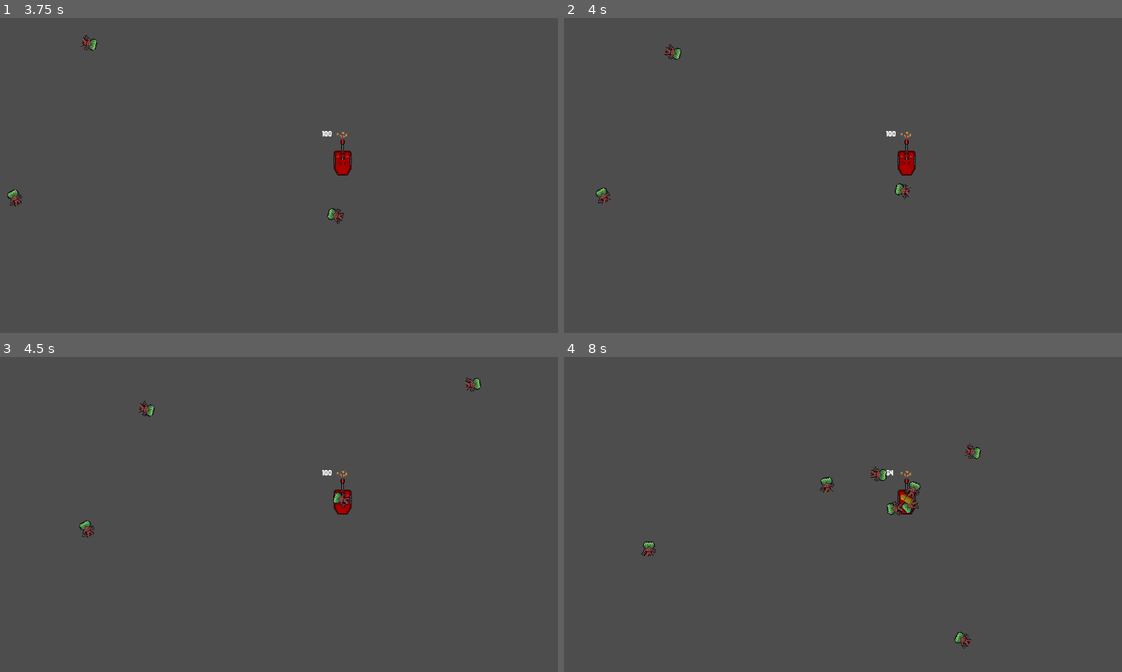
Above: before the commit, frames 1-4 (two rows, left to right).
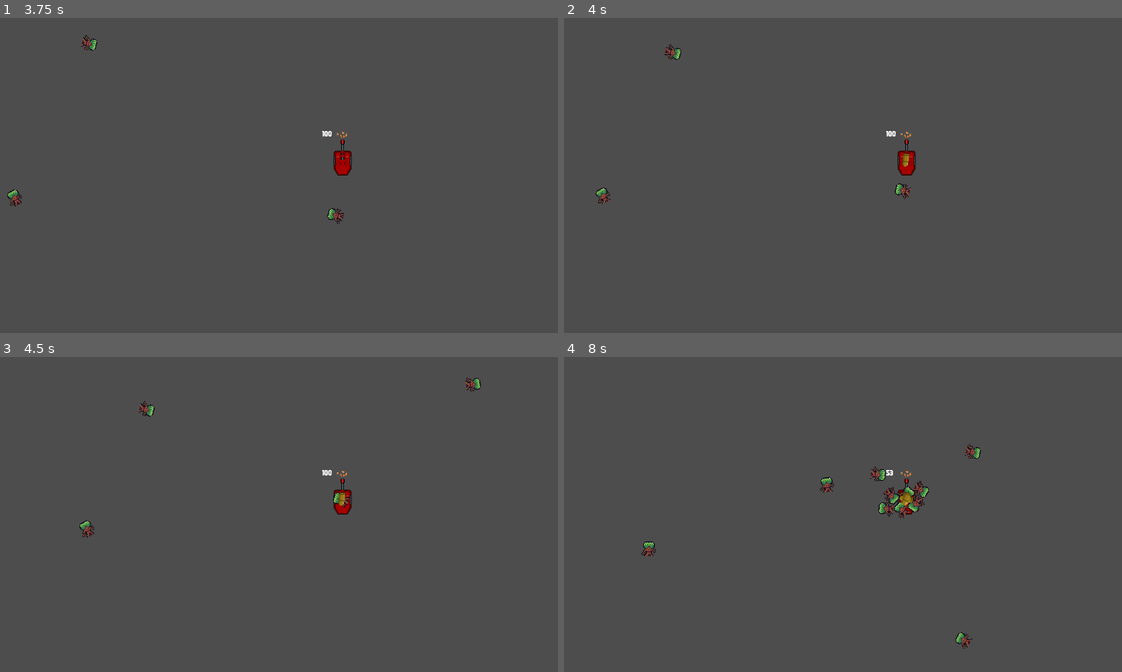
Above: after the commit, the same moments.

Repository: lewis785/ludum-dare-53
Game: Godot game, scene res://scenes/davids_scene.tscn
Two runs of this game, one before a commit and one after it. Both use one fixed random seed, a clock stepped at 60 frames per second and the inputs below. This scene is started directly instead of the project's main scene.
Inputs:
- Up to frame 1 (3.75 s): tap Enter at 0.5, 2 s; hold Right (ui_right) 0.53-1.28 s; hold S (camera_down) 0.53-1.28 s; tap Space at 1.25 s; hold Left (ui_left) 1.28-2.03 s; tap A (camera_left) at 1.35 s; hold D (camera_right) 2.03-2.78 s; hold Right (ui_right) 2.03-3.53 s; tap W (camera_up) at 2.85 s; hold Left (ui_left) from 3.53 s (still down); hold S (camera_down) from 3.53 s (still down)
- Up to frame 2 (4 s): keep holding Left (ui_left); keep holding S (camera_down)
- Up to frame 3 (4.5 s): keep holding Left (ui_left); release S (camera_down) at 4.28 s; tap A (camera_left) at 4.35 s
- Up to frame 4 (8 s): hold D (camera_right) 5.03-5.78 s; release Left (ui_left) at 5.78 s; hold Right (ui_right) from 5.78 s (still down); tap W (camera_up) at 5.85 s; hold S (camera_down) 6.53-7.28 s; tap A (camera_left) at 7.35 s

Frame 1 is identical in both runs. In frame 2, less than 0.1% of the frame differs, in the area x 60-62%, y 42-48%; in frame 3, less than 0.1%; in frame 4, 0.7%, in the area x 54-74%, y 35-93%.
Error after the commit: Parse Error: Identifier "SignalBus" not declared in the current scope. (res://scenes/projectile/projectile.gd:22)

Commit message:
feat: signal bus

Diff:
--- a/scenes/projectile/projectile.gd
+++ b/scenes/projectile/projectile.gd
@@ -1,6 +1,7 @@
 class_name Projectile extends Area2D
 
 @export var projectile_speed: int = 100
+
 
 # Called when the node enters the scene tree for the first time.
 func _ready():
@@ -17,17 +18,8 @@
 	queue_free()
 
 
-func _on_area_shape_entered(area_rid, area, area_shape_index, local_shape_index):
-	destroy()
-	pass # Replace with function body.
-
-
 func _on_body_entered(body):
-	destroy()
-	pass # Replace with function body.
-
-
-func _on_area_entered(area):
+	SignalBus.emit_signal("do_damage", body)
 	destroy()
 	pass # Replace with function body.
 
--- a/scenes/projectile/projectile.tscn
+++ b/scenes/projectile/projectile.tscn
@@ -57,6 +57,7 @@
 
 [node name="projectile" type="Area2D" groups=["Projectiles"]]
 script = ExtResource("1_yb7ur")
+projectile_speed = null
 
 [node name="AnimatedSprite2D" type="AnimatedSprite2D" parent="."]
 position = Vector2(0, 1)
@@ -68,7 +69,5 @@
 
 [node name="VisibleOnScreenNotifier2D" type="VisibleOnScreenNotifier2D" parent="."]
 
-[connection signal="area_entered" from="." to="." method="_on_area_entered"]
-[connection signal="area_shape_entered" from="." to="." method="_on_area_shape_entered"]
 [connection signal="body_entered" from="." to="." method="_on_body_entered"]
 [connection signal="screen_exited" from="VisibleOnScreenNotifier2D" to="." method="_on_visible_on_screen_notifier_2d_screen_exited"]
--- a/scenes/structure/structure.gd
+++ b/scenes/structure/structure.gd
@@ -9,17 +9,30 @@
 @export var is_tower: bool
 @export var structure_damage: int = 10
 @export var supplies_consumption: int = 1
+@export var range: float = 100
+
 
 @export var projectile: PackedScene = preload("res://scenes/projectile/projectile.tscn")
+
+const supply_store = preload("res://scripts/supply_store.gd")
 
 var tick = false
 var time_til_tick: float = 0
 var enemies: Array[RigidBody2D] = []
+var enemies_in_range: Array[RigidBody2D] = []
+var supply_store_instance
+
+signal update_ownership
+signal do_damage
 
 # Called when the node enters the scene tree for the first time.
 func _ready():
 	label = $StructureHealth
+	var range_shape: CollisionShape2D = $StructureArea2D/RangeArea2D/RangeCollisionShape2D
 	label.set_text(str(health))
+	supply_store_instance = supply_store.new()
+
+
 	pass # Replace with function body.
 
 
@@ -34,7 +47,7 @@
 	return owned
 
 func can_attack():
-	return is_tower
+	return is_tower and enemies_in_range.size() >= 0
 
 func subtract_damage_from_health(damage):
 	health -= damage
@@ -46,10 +59,22 @@
 	time_til_tick = 0
 	tick = false
 
+func manage_ownership():
+	owned = false
+	self.emit_signal("update_ownership", owned)
+
+func setup_connections():
+	var projectiles = get_tree().get_nodes_in_group("projectiles")
+	if projectiles.size() >= 0:
+		for projectile in projectiles:
+			print(123)
+			projectile.connect("do_damage", subtract_damage_from_enemies)
+
 func state_manager():
+
 	if health <= 0:
 		update_health_label(0)
-		owned = false
+		manage_ownership()
 		return
 	if tick:
 		if can_take_damage():
@@ -69,9 +94,10 @@
 	enemy.health -= structure_damage
 	if enemy.health <= 0:
 		remove_enemy_from_array(current_enemy_name)
+		remove_enemy_within_range_from_array(current_enemy_name)
 
 func consume_supplies():
-	supplies -= supplies_consumption
+	supply_store_instance.remove_supply(supplies_consumption)
 
 func fire_turret(enemy):
 	if projectile:
@@ -82,12 +108,10 @@
 		instnaced_projectile.rotation = instnaced_projectile_rotation
 
 
-
 func process_all_attacks():
-	for enemy in enemies:
+	for enemy in enemies_in_range:
 		consume_supplies()
 		fire_turret(enemy)
-		subtract_damage_from_enemies(enemy)
 		break
 
 func tick_manager(delta):
@@ -101,6 +125,12 @@
 	for i in range(enemies.size()):
 			if enemies[i].name == enemy_name:
 				enemies.remove_at(i)
+				return
+
+func remove_enemy_within_range_from_array(enemy_name):
+	for i in range(enemies_in_range.size()):
+			if enemies_in_range[i].name == enemy_name:
+				enemies_in_range.remove_at(i)
 				return
 
 func _on_structure_area_2d_body_entered(body):
@@ -117,3 +147,24 @@
 			if enemies[i].name == body.name:
 				enemies.erase(i)
 	pass # Replace with function body.
+
+
+func _on_range_area_2d_body_entered(body):
+	var body_parent_name = body.get_parent().name
+	if str(body_parent_name).begins_with(parent_name):
+		enemies_in_range.append(body)
+	pass # Replace with function body.
+
+
+func _on_range_area_2d_body_exited(body):
+	var body_parent_name = body.get_parent().name
+	if str(body_parent_name).begins_with(parent_name):
+		for i in range(enemies_in_range.size()):
+			if enemies_in_range[i].name == body.name:
+				enemies_in_range.erase(i)
+	pass # Replace with function body.
+
+
+func _on_do_damage():
+	print(123)
+	pass # Replace with function body.
--- a/scenes/structure/structure.tscn
+++ b/scenes/structure/structure.tscn
@@ -71,6 +71,9 @@
 "speed": 5.0
 }]
 
+[sub_resource type="CircleShape2D" id="CircleShape2D_l3nck"]
+radius = 200.0
+
 [node name="structure" type="Node2D"]
 script = ExtResource("1_lu5co")
 
@@ -96,5 +99,14 @@
 offset_bottom = -40.0
 theme_override_fonts/font = ExtResource("3_6g6dh")
 
+[node name="RangeArea2D" type="Area2D" parent="."]
+
+[node name="RangeCollisionShape2D" type="CollisionShape2D" parent="RangeArea2D"]
+position = Vector2(1, 1)
+shape = SubResource("CircleShape2D_l3nck")
+debug_color = Color(0.505882, 0.580392, 0, 0.419608)
+
 [connection signal="body_entered" from="StructureArea2D" to="." method="_on_structure_area_2d_body_entered"]
 [connection signal="body_exited" from="StructureArea2D" to="." method="_on_structure_area_2d_body_exited"]
+[connection signal="body_entered" from="RangeArea2D" to="." method="_on_range_area_2d_body_entered"]
+[connection signal="body_exited" from="RangeArea2D" to="." method="_on_range_area_2d_body_exited"]
--- /dev/null
+++ b/scripts/signal_bus.gd
@@ -0,0 +1,12 @@
+extends Node
+
+signal do_damage
+
+# Called when the node enters the scene tree for the first time.
+func _ready():
+	pass # Replace with function body.
+
+
+# Called every frame. 'delta' is the elapsed time since the previous frame.
+func _process(delta):
+	pass
Not shown: 2 places in scenes/davids_scene.tscn that only renumber resources
Not shown: 1 places in scenes/structure/structure.tscn that only renumber resources
